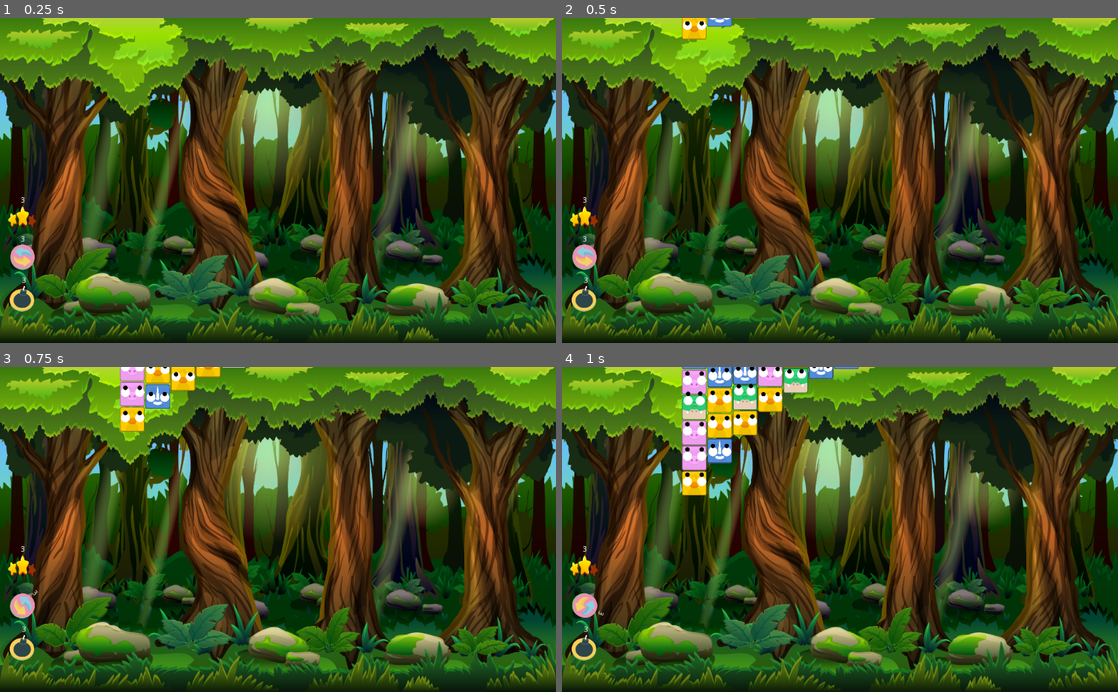
Above: before the commit, frames 1-4 (two rows, left to right).
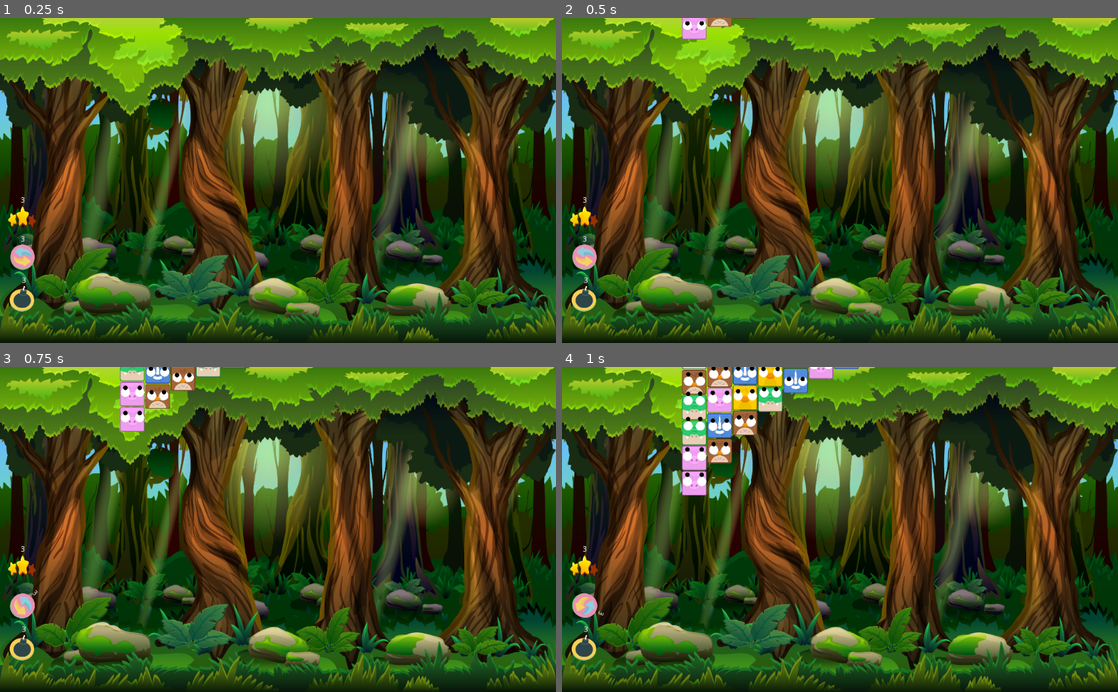
Above: after the commit, the same moments.

Repository: borkoDimitrov/AnimalBlocks
Game: Godot game, scene res://Level.tscn
Same seed, same stepped clock (60 frames per second), same inputs: the game is played once before the commit and once after it.
Inputs (mouse positions are in pixels of both pictures, inside the frame that each line leads up to):
- Up to frame 1 (0.25 s): no input
- Up to frame 2 (0.5 s): no input
- Up to frame 3 (0.75 s): click (22, 607) at 0.52 s
- Up to frame 4 (1 s): no input

Frame 1 is identical in both runs. In frame 2, 0.4% of the frame differs, in the area x 21-35%, y 0-7%; in frame 3, 1.4%; in frame 4, 3.6%, in the area x 21-49%, y 0-40%.

Commit message:
Add initial level manager

Diff:
--- a/Globals.gd
+++ b/Globals.gd
@@ -5,5 +5,3 @@
 var first_block : RigidBody2D
 
 signal HANDLE_TILE_CLICKED(tile)
-signal HANDLE_SKILL_ACTIVATION(current_skill)
-signal HANDLE_SET_MATCH_COUNT(count)
--- a/Level.gd
+++ b/Level.gd
@@ -10,15 +10,40 @@
 var possible_tiles = []
 
 func _ready():
+	$LevelManager.connect("GAME_OVER", self, "GameOver")
 	Globals.connect("HANDLE_TILE_CLICKED", self, "HandleTileClicked")
-	Globals.connect("HANDLE_SKILL_ACTIVATION", self, "HandleSkillActivation")
-	Globals.connect("HANDLE_SET_MATCH_COUNT", self, "HandleSetMatchCount")
+	$CanvasLayer/Skills/SmallBomb.connect("DESTROY_TILE", self, "DestroyTile")
+	$CanvasLayer/Skills/MatchTwoTiles.connect("HANDLE_SET_MATCH_COUNT", self, "HandleSetMatchCount")
+	for skill in $CanvasLayer/Skills.get_children():
+		skill.connect("HANDLE_SKILL_ACTIVATION", self, "HandleSkillActivation")
 #	$MusicPlayer.pick_song()
 
 	randomize()
 	make_tile_types()
 	create_grid()
 	$Floor.position.y = tile_size * level_size.y
+	$LevelManager.max_tiles = level_size.x * level_size.y
+	$LevelManager.current_tiles = level_size.x * level_size.y
+
+func create_2d_vector():
+	var array = []
+	for i in level_size.x:
+		array.append([])
+		for j in level_size.y:
+			array[i].append(null)
+	return array
+
+func GetNeighbours(matrix, i, j):
+	var result = []
+	if i > 0 and matrix[i-1][j] != null:
+		result.append(matrix[i-1][j])
+	if j > 0 and matrix[i][j-1] != null:
+		result.append(matrix[i][j-1])
+	if i + 1 < matrix.size() and matrix[i+1][j] != null:
+		result.append(matrix[i+1][j])
+	if j + 1 < matrix[i].size() and matrix[i][j+1] != null:
+		result.append(matrix[i][j+1])
+	return result
 
 func make_tile_types():
 	all_tiles = FileGrabber.get_file("res://Tiles/")
@@ -31,14 +56,33 @@
 	$Camera2D.position = Vector2((level_size.x * tile_size + offset) / 2,
 		 (level_size.y * tile_size + offset) / 2)
 
+	var weight = 0.8
+	var matrix = create_2d_vector()
+
 	for x in level_size.x:
 		var index = level_size.y - 1
 		yield(get_tree().create_timer(0.1), "timeout")
 		for y in level_size.y:
+#			var neighbours = GetNeighbours(matrix, x, y)
+			var figureId = possible_tiles[randi() % number_of_animals]
+#			if neighbours.size() > 0:
+#				var weightPerNeighbour = weight / neighbours.size()
+#				var curr = weightPerNeighbour
+#				var number = randf()
+#				var id = 0
+#				while number > curr:
+#					curr += weightPerNeighbour
+#					id += 1
+#				if id < neighbours.size():
+#					figureId = neighbours[id]
+
 			var end_position = Vector2(offset + (tile_size * x), -(tile_size * index) - 250)
-			var tile = load(possible_tiles[randi() % number_of_animals]).instance()
+			var tile = load(str(figureId)).instance()
 			tile.position = end_position
 			$Tiles.add_child(tile)
+
+			matrix[x][y] = tile
+
 			index -= 1
 
 		var detector = preload("res://Utils/ColumnDetector.tscn").instance()
@@ -67,6 +111,10 @@
 		if skill != current_skill:
 			skill.DeactivateSkill()
 
+func DestroyTile(tile):
+	$LevelManager.RemoveTiles(1)
+	tile.DestroyBlock()
+
 func OnMatch():
 	$AudioPlayer.play_sound()
 	get_tree().call_group("matched", "VanishBlock")
@@ -79,6 +127,7 @@
 	var group_count = tile.MarkMatchingGroup()
 
 	if group_count >= match_count:
+		$LevelManager.RemoveTiles(group_count)
 		OnMatch()
 
 #		yield(get_tree().create_timer(0.2), "timeout")
@@ -88,3 +137,6 @@
 
 func HandleSetMatchCount(count):
 	match_count = count
+
+func GameOver():
+	print("Succes")
--- a/Level.tscn
+++ b/Level.tscn
@@ -7,6 +7,7 @@
 [ext_resource path="res://Skills/SmallBomb.tscn" type="PackedScene" id=5]
 [ext_resource path="res://Skills/SwapTiles.tscn" type="PackedScene" id=6]
 [ext_resource path="res://Skills/MatchTwoTiles.tscn" type="PackedScene" id=7]
+[ext_resource path="res://LevelManager.tscn" type="PackedScene" id=8]
 
 [sub_resource type="RectangleShape2D" id=1]
 extents = Vector2( 2000, 10 )
@@ -14,6 +15,7 @@
 [node name="Level" type="Node2D" groups=["level"]]
 script = ExtResource( 1 )
 level_size = Vector2( 12, 10 )
+number_of_animals = 5
 
 [node name="CanvasLayer" type="CanvasLayer" parent="."]
 layer = -1
@@ -59,4 +61,6 @@
 
 [node name="MusicPlayer" parent="." instance=ExtResource( 4 )]
 
+[node name="LevelManager" parent="." instance=ExtResource( 8 )]
+
 [connection signal="timeout" from="Timer" to="." method="_on_Timer_timeout"]
--- /dev/null
+++ b/LevelManager.gd
@@ -0,0 +1,11 @@
+extends Node
+
+signal GAME_OVER
+
+var max_tiles : int
+var current_tiles : int
+
+func RemoveTiles(tiles):
+	current_tiles -= tiles
+	if current_tiles == 0:
+		emit_signal("GAME_OVER")
--- /dev/null
+++ b/LevelManager.tscn
@@ -0,0 +1,6 @@
+[gd_scene load_steps=2 format=2]
+
+[ext_resource path="res://LevelManager.gd" type="Script" id=1]
+
+[node name="LevelManager" type="Node"]
+script = ExtResource( 1 )
--- a/Skills/BaseSkill.gd
+++ b/Skills/BaseSkill.gd
@@ -1,4 +1,6 @@
 extends Node2D
+
+signal HANDLE_SKILL_ACTIVATION(current_skill)
 
 export (int) var skill_uses_left = 3
 var is_active = false
@@ -17,7 +19,7 @@
 	if not CanBeActivated():
 		return
 
-	Globals.emit_signal("HANDLE_SKILL_ACTIVATION", self)
+	emit_signal("HANDLE_SKILL_ACTIVATION", self)
 	is_active = true
 	rotation_speed = 5
 
--- a/Skills/MatchTwoTiles.gd
+++ b/Skills/MatchTwoTiles.gd
@@ -1,17 +1,19 @@
 extends "res://Skills/BaseSkill.gd"
+
+signal HANDLE_SET_MATCH_COUNT(match_count)
 
 func DeactivateSkill():
 	if not IsActive():
 		return
 
-	Globals.emit_signal("HANDLE_SET_MATCH_COUNT", 3)
+	emit_signal("HANDLE_SET_MATCH_COUNT", 3)
 	.DeactivateSkill()
 
 func ActivateSkill():
 	.ActivateSkill()
 
 	if IsActive():
-		Globals.emit_signal("HANDLE_SET_MATCH_COUNT", 2)
+		emit_signal("HANDLE_SET_MATCH_COUNT", 2)
 
 func OnMatchMade():
 	if IsActive():
--- a/Skills/SmallBomb.gd
+++ b/Skills/SmallBomb.gd
@@ -1,8 +1,11 @@
 extends "res://Skills/BaseSkill.gd"
 
+signal DESTROY_TILE(tile)
 
 func HandleTileClick(tile) -> bool:
+	emit_signal("DESTROY_TILE", tile)
 	tile.DestroyBlock()
+
 	UseSkill()
 	DeactivateSkill()
 
--- a/TileTemplate.gd
+++ b/TileTemplate.gd
@@ -30,6 +30,14 @@
 
 func UnmarkMatchingGroup():
 	get_tree().call_group("matched", "RemoveFromGroup")
+
+func GetNeighbours() -> Array:
+	var neightbours = []
+	for ray in raycasts:
+		var tileCollider = ray.get_collider()
+		if tileCollider != null:
+			neightbours.append(tileCollider)
+	return neightbours
 
 func ShowNeighbours():
 	for ray in raycasts:
Not shown: 1 places in Level.tscn that only renumber resources
